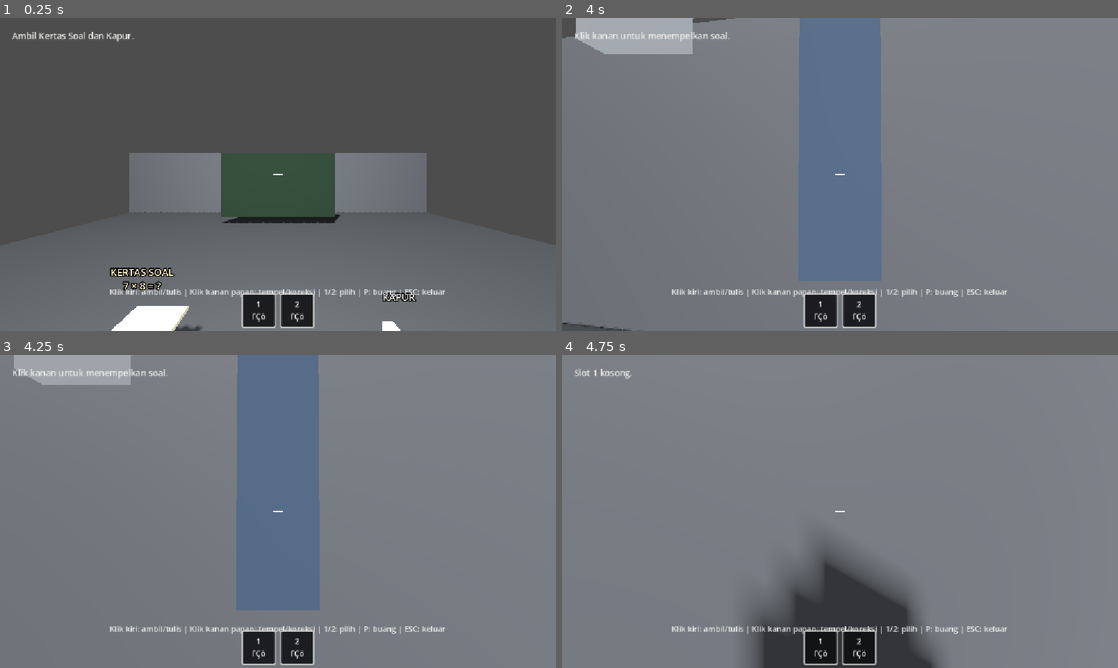
Above: before the commit, frames 1-4 (two rows, left to right).
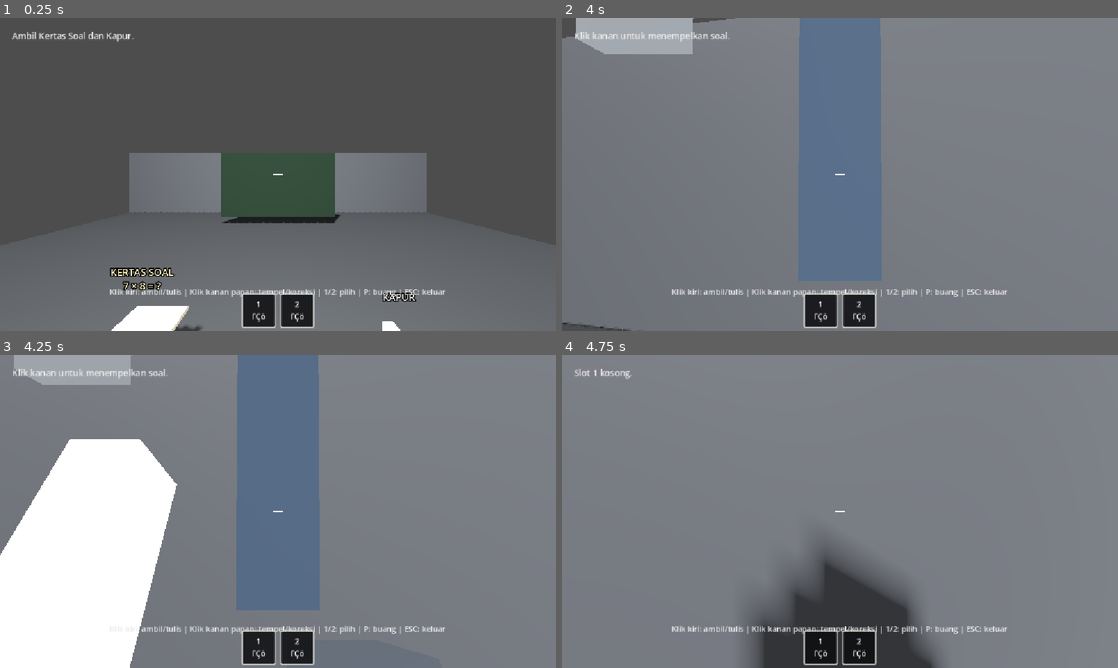
Above: after the commit, the same moments.

Repository: AjwaJahe/prototipe-1
Game: Godot game, scene res://WhiteboardTest.tscn
The game is run twice, just before and just after one commit, with the same random seed, the same clock (stepped at 60 frames per second) and the same inputs. This scene is started directly instead of the project's main scene.
Inputs (mouse positions are in pixels of both pictures, inside the frame that each line leads up to):
- Up to frame 1 (0.25 s): no input
- Up to frame 2 (4 s): tap Enter at 0.5 s; move the mouse to (834, 180) at 0.52 s; hold Shift 0.53-1.28 s; hold W 0.53-2.78 s; click (834, 180) at 0.67 s; tap Space at 0.77, 1.52, 3.02, 3.77 s; tap Ctrl at 0.8, 1.35, 2.3, 2.85 s; move the mouse to (878, 177) at 1.27 s; tap Shift at 1.55, 3.05 s; move the mouse to (795, 171) at 2.02 s; hold Shift 2.03-2.78 s; move the mouse to (845, 174) at 2.77 s; hold A 2.78-3.53 s; click (845, 174) at 2.92 s; move the mouse to (817, 168) at 3.52 s; hold W from 3.53 s (still down); hold Ctrl from 3.53 s (still down); tap Tab at 3.6 s
- Up to frame 3 (4.25 s): keep holding W; keep holding Ctrl
- Up to frame 4 (4.75 s): keep holding W; move the mouse to (867, 511) at 4.27 s; release Ctrl at 4.28 s; tap 1 at 4.35 s; tap Space at 4.52 s; tap Shift at 4.55 s

Frames 1-2 are identical in both runs. In frame 3, 18% of the frame differs, in the area x 0-32%, y 26-100%; in frame 4, nothing differs.

Commit message:
Add player and teacher movement animations

Diff:
--- /dev/null
+++ b/PlayerAnimation.gd
@@ -0,0 +1,60 @@
+extends Node
+
+@export var walk_cycle_speed: float = 8.0
+@export var run_cycle_speed: float = 13.0
+@export var swing_degrees: float = 28.0
+@export var body_bob_height: float = 0.035
+
+var time_value := 0.0
+
+@onready var body: CharacterBody3D = get_parent() as CharacterBody3D
+@onready var visual: Node3D = body.get_node_or_null("PlayerCharacter/world") as Node3D
+@onready var leg_l: Node3D = visual.get_node_or_null("Leg_L") as Node3D
+@onready var leg_r: Node3D = visual.get_node_or_null("Leg_R") as Node3D
+@onready var arm_l: Node3D = visual.get_node_or_null("Arm_L") as Node3D
+@onready var arm_r: Node3D = visual.get_node_or_null("Arm_R") as Node3D
+@onready var torso: Node3D = visual.get_node_or_null("Torso") as Node3D
+
+var leg_l_base := Vector3.ZERO
+var leg_r_base := Vector3.ZERO
+var arm_l_base := Vector3.ZERO
+var arm_r_base := Vector3.ZERO
+var torso_base_y := 0.0
+
+func _ready() -> void:
+    if leg_l: leg_l_base = leg_l.rotation
+    if leg_r: leg_r_base = leg_r.rotation
+    if arm_l: arm_l_base = arm_l.rotation
+    if arm_r: arm_r_base = arm_r.rotation
+    if torso: torso_base_y = torso.position.y
+
+func _process(delta: float) -> void:
+    if body == null or visual == null:
+        return
+
+    var horizontal_speed := Vector2(body.velocity.x, body.velocity.z).length()
+    var moving := horizontal_speed > 0.15 and body.is_on_floor()
+    var running := Input.is_key_pressed(KEY_SHIFT) and not Input.is_key_pressed(KEY_CTRL)
+
+    if moving:
+        var cycle_speed := run_cycle_speed if running else walk_cycle_speed
+        var swing := sin(time_value * cycle_speed) * deg_to_rad(swing_degrees)
+        var arm_swing := -swing
+
+        if leg_l: leg_l.rotation = leg_l_base + Vector3(swing, 0.0, 0.0)
+        if leg_r: leg_r.rotation = leg_r_base + Vector3(-swing, 0.0, 0.0)
+        if arm_l: arm_l.rotation = arm_l_base + Vector3(arm_swing, 0.0, 0.0)
+        if arm_r: arm_r.rotation = arm_r_base + Vector3(-arm_swing, 0.0, 0.0)
+        if torso:
+            torso.position.y = torso_base_y + sin(time_value * cycle_speed * 2.0) * body_bob_height
+
+        time_value += delta
+    else:
+        var settle := exp(-delta * 10.0)
+        if leg_l: leg_l.rotation = leg_l.rotation.lerp(leg_l_base, settle)
+        if leg_r: leg_r.rotation = leg_r.rotation.lerp(leg_r_base, settle)
+        if arm_l: arm_l.rotation = arm_l.rotation.lerp(arm_l_base, settle)
+        if arm_r: arm_r.rotation = arm_r.rotation.lerp(arm_r_base, settle)
+        if torso:
+            torso.position.y = lerp(torso.position.y, torso_base_y, settle)
+        time_value = 0.0
--- a/Teacher.tscn
+++ b/Teacher.tscn
@@ -1,12 +1,14 @@
 [gd_scene format=3]
 
 [ext_resource type="PackedScene" path="res://TeacherModel.tscn" id="1_model"]
+[ext_resource type="Script" path="res://TeacherAnimation.gd" id="2_anim"]
 
 [sub_resource type="CapsuleShape3D" id="TeacherCollision"]
 radius = 0.42
 height = 2.15
 
 [node name="Teacher" type="CharacterBody3D"]
+script = ExtResource("2_anim")
 
 [node name="CollisionShape3D" type="CollisionShape3D" parent="."]
 position = Vector3(0, 1.08, 0)
--- /dev/null
+++ b/TeacherAnimation.gd
@@ -0,0 +1,78 @@
+extends Node
+
+@export var walk_cycle_speed: float = 6.5
+@export var chase_cycle_speed: float = 10.0
+@export var swing_degrees: float = 24.0
+@export var body_bob_height: float = 0.03
+@export var ruler_swing_degrees: float = 10.0
+
+var time_value := 0.0
+
+@onready var body: CharacterBody3D = get_parent() as CharacterBody3D
+@onready var visual: Node3D = body.get_node_or_null("TeacherModel/Visual") as Node3D
+@onready var leg_l: Node3D = visual.get_node_or_null("LeftLeg") as Node3D
+@onready var leg_r: Node3D = visual.get_node_or_null("RightLeg") as Node3D
+@onready var arm_l: Node3D = visual.get_node_or_null("LeftArm") as Node3D
+@onready var arm_r: Node3D = visual.get_node_or_null("RightArm") as Node3D
+@onready var hand_l: Node3D = visual.get_node_or_null("LeftHand") as Node3D
+@onready var hand_r: Node3D = visual.get_node_or_null("RightHand") as Node3D
+@onready var torso: Node3D = visual.get_node_or_null("Torso") as Node3D
+@onready var ruler: Node3D = visual.get_node_or_null("Ruler") as Node3D
+
+var leg_l_base := Vector3.ZERO
+var leg_r_base := Vector3.ZERO
+var arm_l_base := Vector3.ZERO
+var arm_r_base := Vector3.ZERO
+var hand_l_base := Vector3.ZERO
+var hand_r_base := Vector3.ZERO
+var torso_base_y := 0.0
+var ruler_base := Vector3.ZERO
+
+func _ready() -> void:
+    if leg_l: leg_l_base = leg_l.rotation
+    if leg_r: leg_r_base = leg_r.rotation
+    if arm_l: arm_l_base = arm_l.rotation
+    if arm_r: arm_r_base = arm_r.rotation
+    if hand_l: hand_l_base = hand_l.rotation
+    if hand_r: hand_r_base = hand_r.rotation
+    if torso: torso_base_y = torso.position.y
+    if ruler: ruler_base = ruler.rotation
+
+func _process(delta: float) -> void:
+    if body == null or visual == null:
+        return
+
+    var horizontal_speed := Vector2(body.velocity.x, body.velocity.z).length()
+    var moving := horizontal_speed > 0.15 and body.is_on_floor()
+
+    if moving:
+        var chasing := horizontal_speed >= 8.0
+        var cycle_speed := chase_cycle_speed if chasing else walk_cycle_speed
+        var swing := sin(time_value * cycle_speed) * deg_to_rad(swing_degrees)
+        var arm_swing := -swing
+
+        if leg_l: leg_l.rotation = leg_l_base + Vector3(swing, 0.0, 0.0)
+        if leg_r: leg_r.rotation = leg_r_base + Vector3(-swing, 0.0, 0.0)
+        if arm_l: arm_l.rotation = arm_l_base + Vector3(arm_swing, 0.0, 0.0)
+        if arm_r: arm_r.rotation = arm_r_base + Vector3(-arm_swing, 0.0, 0.0)
+        if hand_l: hand_l.rotation = hand_l_base + Vector3(arm_swing, 0.0, 0.0)
+        if hand_r: hand_r.rotation = hand_r_base + Vector3(-arm_swing, 0.0, 0.0)
+        if torso:
+            torso.position.y = torso_base_y + sin(time_value * cycle_speed * 2.0) * body_bob_height
+        if ruler:
+            ruler.rotation = ruler_base + Vector3(0.0, 0.0, sin(time_value * cycle_speed) * deg_to_rad(ruler_swing_degrees))
+
+        time_value += delta
+    else:
+        var settle := exp(-delta * 9.0)
+        if leg_l: leg_l.rotation = leg_l.rotation.lerp(leg_l_base, settle)
+        if leg_r: leg_r.rotation = leg_r.rotation.lerp(leg_r_base, settle)
+        if arm_l: arm_l.rotation = arm_l.rotation.lerp(arm_l_base, settle)
+        if arm_r: arm_r.rotation = arm_r.rotation.lerp(arm_r_base, settle)
+        if hand_l: hand_l.rotation = hand_l.rotation.lerp(hand_l_base, settle)
+        if hand_r: hand_r.rotation = hand_r.rotation.lerp(hand_r_base, settle)
+        if torso:
+            torso.position.y = lerp(torso.position.y, torso_base_y, settle)
+        if ruler:
+            ruler.rotation = ruler.rotation.lerp(ruler_base, settle)
+        time_value = 0.0
--- a/player.tscn
+++ b/player.tscn
@@ -3,6 +3,7 @@
 [ext_resource type="Script" uid="uid://bo7eluyq1nrsq" path="res://Player.gd" id="1_4flbx"]
 [ext_resource type="PackedScene" uid="uid://ks48eekvgaqg" path="res://PlayerCharacter.tscn" id="2_onrkg"]
 [ext_resource type="Script" uid="uid://bdked6k6x8c7y" path="res://FirstPersonLocalHeadCulling.gd" id="3_i3pqv"]
+[ext_resource type="Script" path="res://PlayerAnimation.gd" id="4_anim"]
 
 [sub_resource type="CapsuleShape3D" id="CapsuleShape3D_1bvp3"]
 
@@ -23,3 +24,6 @@
 script = ExtResource("3_i3pqv")
 
 [node name="PlayerCharacter" parent="CharacterBody3D" unique_id=605798639 instance=ExtResource("2_onrkg")]
+
+[node name="PlayerAnimation" type="Node" parent="CharacterBody3D"]
+script = ExtResource("4_anim")
